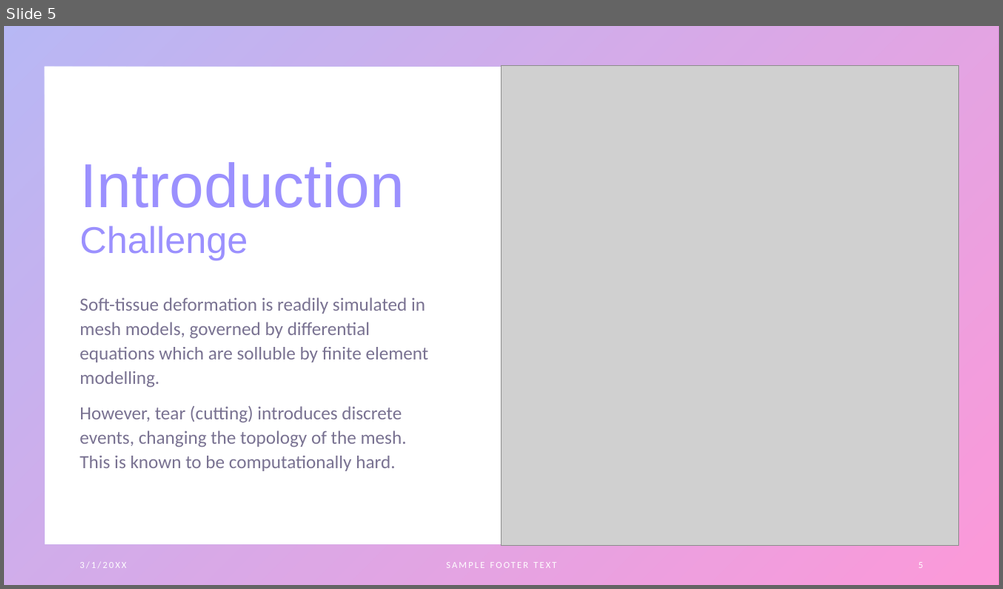
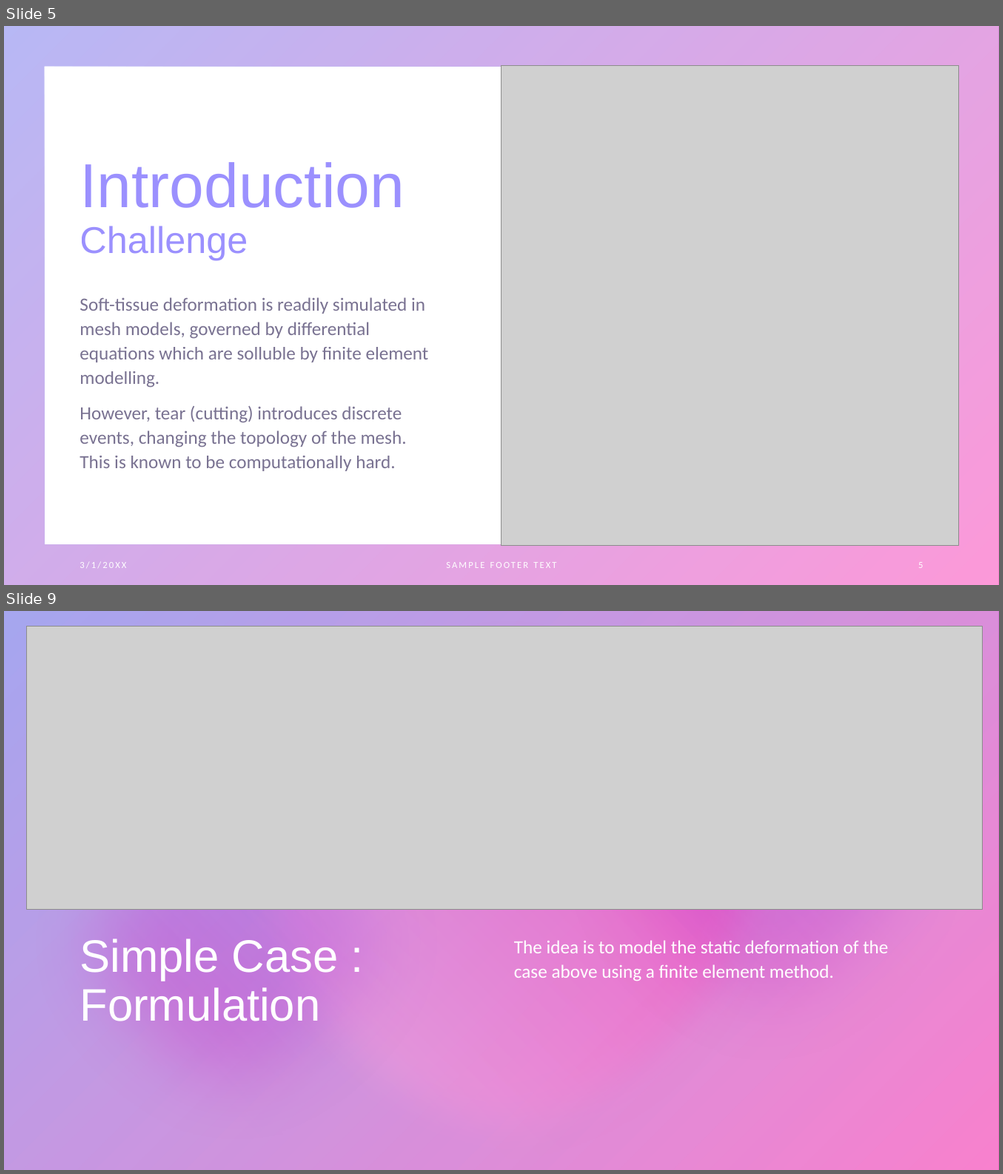
Before and after one commit to fabianheimann/esgi-soft-tissue, a slide deck: Soft tissue presentation.pptx. Shown one above the other, each under a label of ours: slide 5 before the commit, slides 5 and 9 after it; the slides between them are not shown. The pictures are 1003x589 and 1003x1174 pixels, drawn with LibreOffice and Linux fonts; fonts in the diff are those of the drawing; grey boxes stand for pictures. Boxes give left, top, right and bottom in pixels: in the first picture for what was removed or moved away, otherwise in the second. Text is boxed around its words. In the diff, an @@ line names an element or a change of style, - is before the commit and + after.

```diff
--- a/Soft tissue presentation.pptx
+++ b/Soft tissue presentation.pptx
@@ slide 9 added at bbox=[4, 611, 999, 1170], background #FFFFFF @@
@@ frame added at bbox=[4, 611, 999, 1170], fill #FFFFFF @@
@@ frame added at bbox=[4, 611, 999, 1170], fill gradient #4D4EE6 to #F900A0 @@
@@ rectangle added at bbox=[4, 611, 999, 1170], fill #FFFFFF @@
@@ rectangle added at bbox=[4, 611, 999, 1170], fill gradient #4D4EE6 to #F900A0 @@
@@ rectangle added at bbox=[4, 611, 999, 1170], fill #EEEEEE at 20% opacity @@
@@ rectangle added at bbox=[5, 612, 999, 1170], fill #FFFFFF @@
@@ freeform shape added at bbox=[7, 612, 478, 809], fill #FFFFFF @@
@@ picture added at bbox=[26, 626, 982, 910] @@
@@ ellipse added at bbox=[227, 611, 788, 1170], fill gradient #FFCBEC to #F900A0 @@
@@ ellipse added at bbox=[530, 626, 999, 1096], fill gradient #F900A0 to #7162FE @@
@@ ellipse added at bbox=[4, 715, 472, 1170], fill gradient #F900A0 to #7162FE @@
@@ title added at bbox=[79, 939, 338, 1022], 44 pt, text #FFFFFF @@
+Simple Case : Formulation
@@ text added at bbox=[514, 940, 888, 981], 18 pt, text #FFFFFF @@
+The idea is to model the static deformation of the case above using a finite element method.
```
Also in this commit, not shown: 1 slide changed, 6 other slides added, 10 slides removed.
